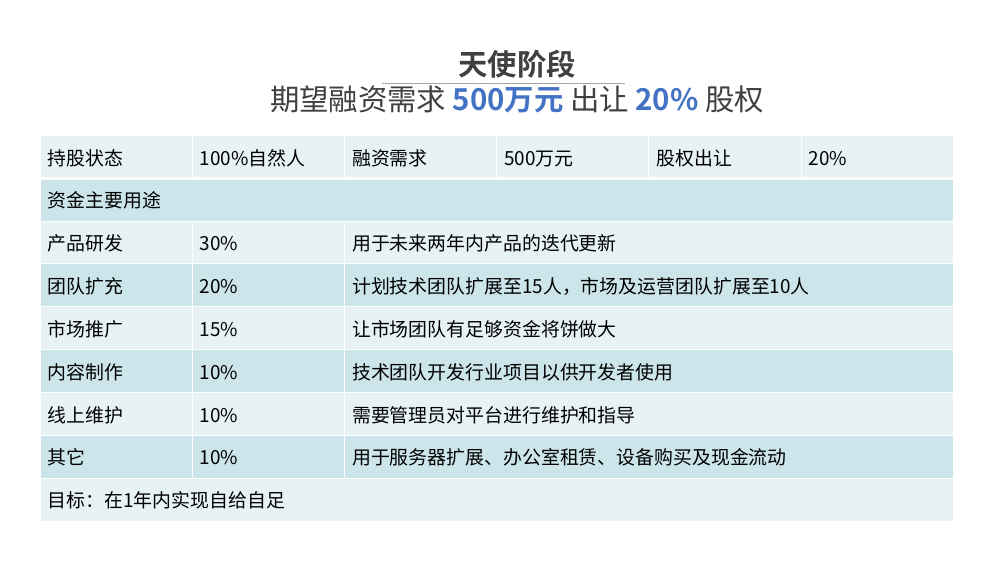
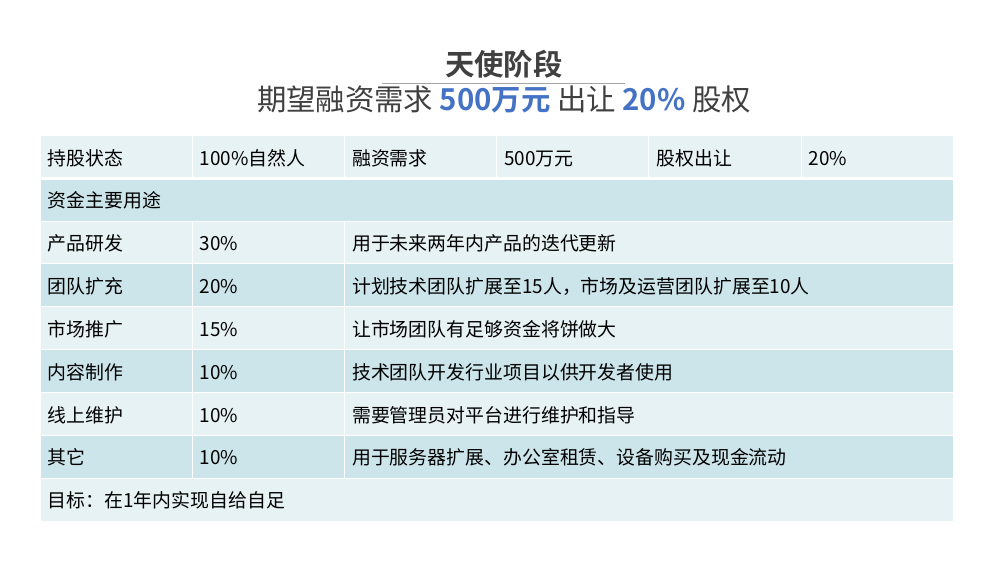
Before and after one commit to alucard263096/BP, a slide deck: slide 13 of App后端云 商业计划书 - v1 团队.pptx (slide 12 before the commit). Drawn at 1008x567 pixels with LibreOffice and Linux fonts; fonts in the diff are those of the drawing; background and template pictures are left out. Boxes give left, top, right and bottom in pixels: in the first picture for what was removed or moved away, otherwise in the second. Text is boxed around its words. In the diff, an @@ line names an element or a change of style, - is before the commit and + after.

```diff
--- a/App后端云 商业计划书 - v1 团队.pptx
+++ b/App后端云 商业计划书 - v1 团队.pptx
@@ text "天使阶段": place and size @@
-text "天使阶段" at box(270, 50, 764, 113)
+text "天使阶段" at box(257, 50, 751, 113)
```
Also in this commit, not shown: 6 other slides changed, 1 slide added.
